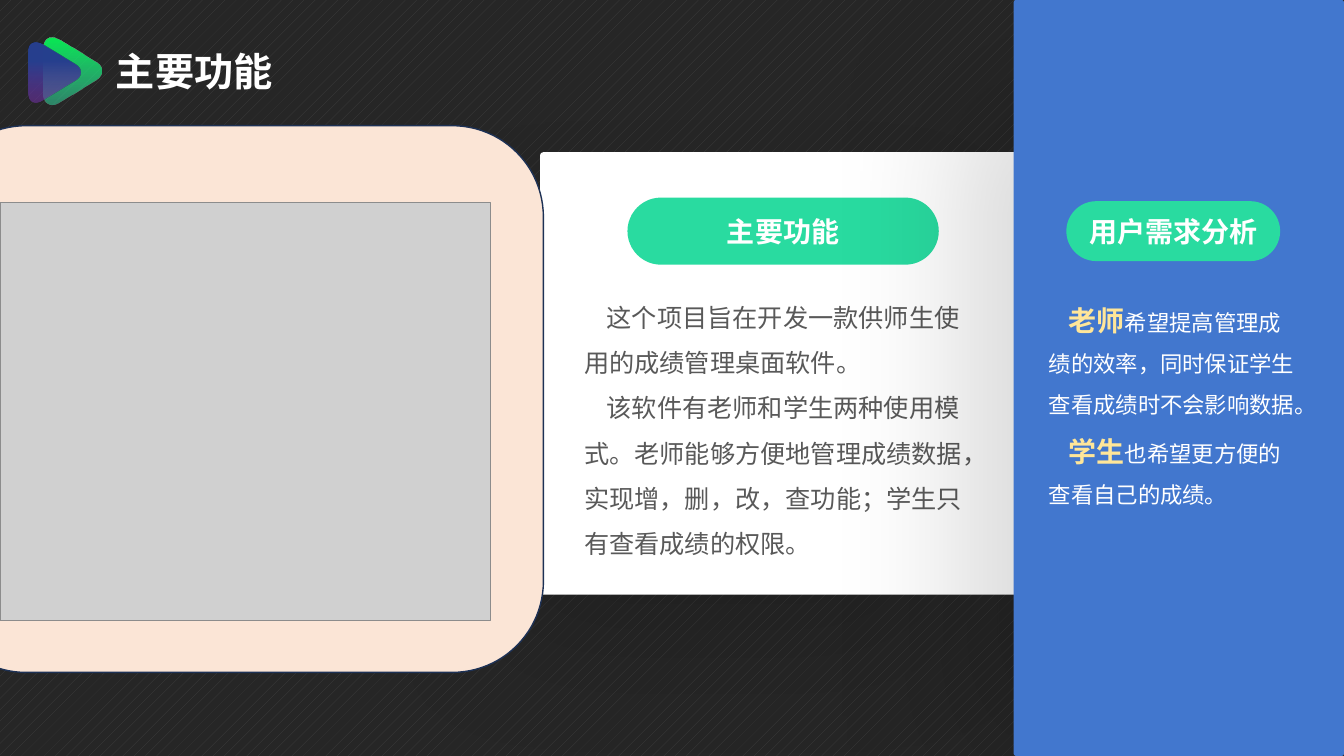
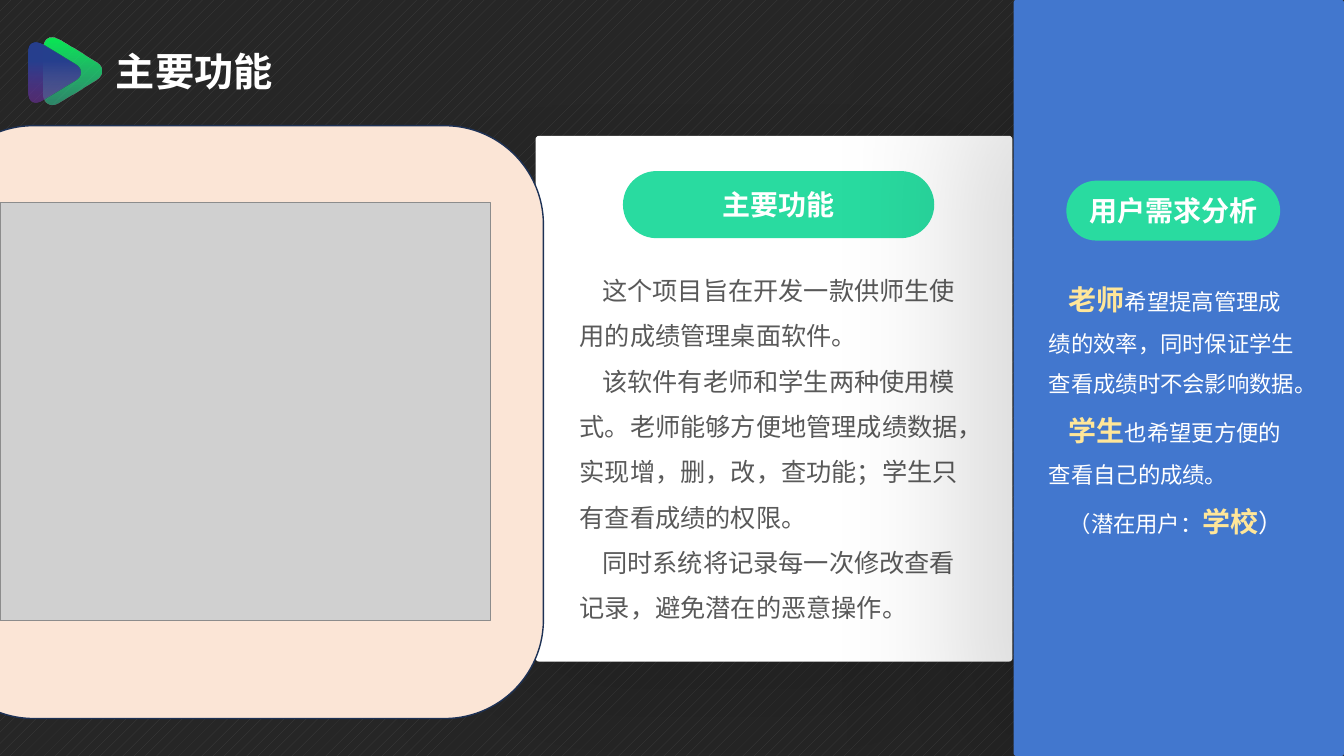
Before and after one commit to Zeny-12306/Data_Management_System_Project, a slide deck: slide 4 of PPT_Prepresentation/学生成绩管理系统_开题答辩.pptx. Drawn at 1344x756 pixels with LibreOffice and Linux fonts; fonts in the diff are those of the drawing; grey boxes stand for pictures. Boxes give left, top, right and bottom in pixels: in the first picture for what was removed or moved away, otherwise in the second. Text is boxed around its words. In the diff, an @@ line names an element or a change of style, - is before the commit and + after.

```diff
--- a/PPT_Prepresentation/学生成绩管理系统_开题答辩.pptx
+++ b/PPT_Prepresentation/学生成绩管理系统_开题答辩.pptx
@@ rounded rectangle: place and size @@
-rounded rectangle at (0,126,543,673)
+rounded rectangle at (0,126,543,719)
@@ rounded rectangle: place and size @@
-rounded rectangle at (540,152,1017,595)
+rounded rectangle at (535,136,1012,662)
@@ rounded rectangle "主要功能": place and size @@
-rounded rectangle "主要功能" at (627,198,939,265)
+rounded rectangle "主要功能" at (623,171,935,239)
@@ rounded rectangle "用户需求分析": place and size @@
-rounded rectangle "用户需求分析" at (1067,202,1280,261)
+rounded rectangle "用户需求分析" at (1067,180,1280,240)
@@ text "这个项目旨在开发一款供师生使用的成绩管理桌面软件。": place and size @@
-text "这个项目旨在开发一款供师生使用的成绩管理桌面软件。" at (584,306,987,555)
+text "这个项目旨在开发一款供师生使用的成绩管理桌面软件。" at (580,279,983,620)
@@ text "老师希望提高管理成绩的效率，同时保证学生查看成绩时不会影响数据。": place and size @@
-text "老师希望提高管理成绩的效率，同时保证学生查看成绩时不会影响数据。" at (1049,307,1317,505)
+text "老师希望提高管理成绩的效率，同时保证学生查看成绩时不会影响数据。" at (1049,286,1317,535)
@@ text at (1069,508,1259,535): paragraph added @@
+（潜在用户：学校）
@@ text at (580,551,955,620): paragraph added @@
+同时系统将记录每一次修改查看记录，避免潜在的恶意操作。
```
Also in this commit, not shown: 1 other slide changed.
